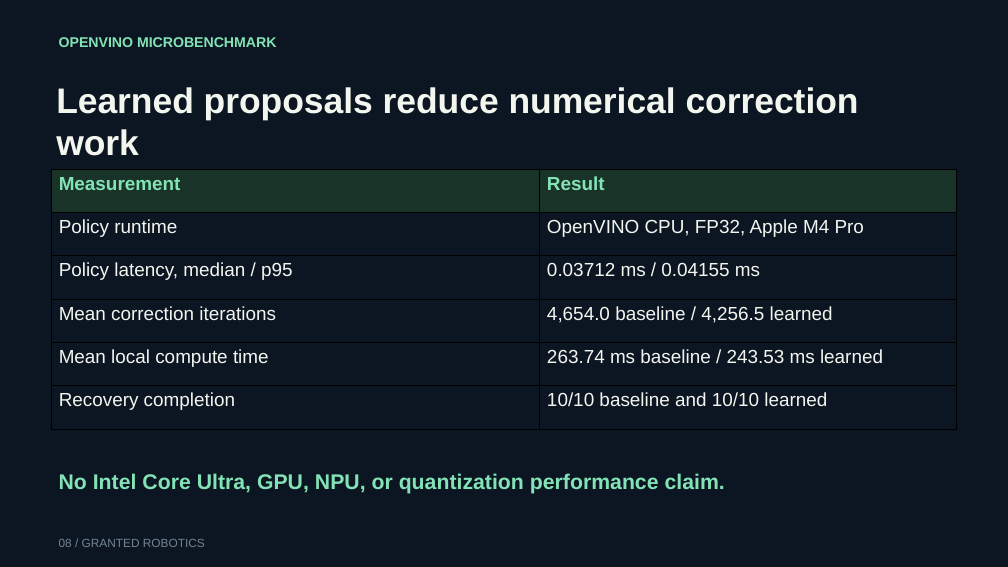
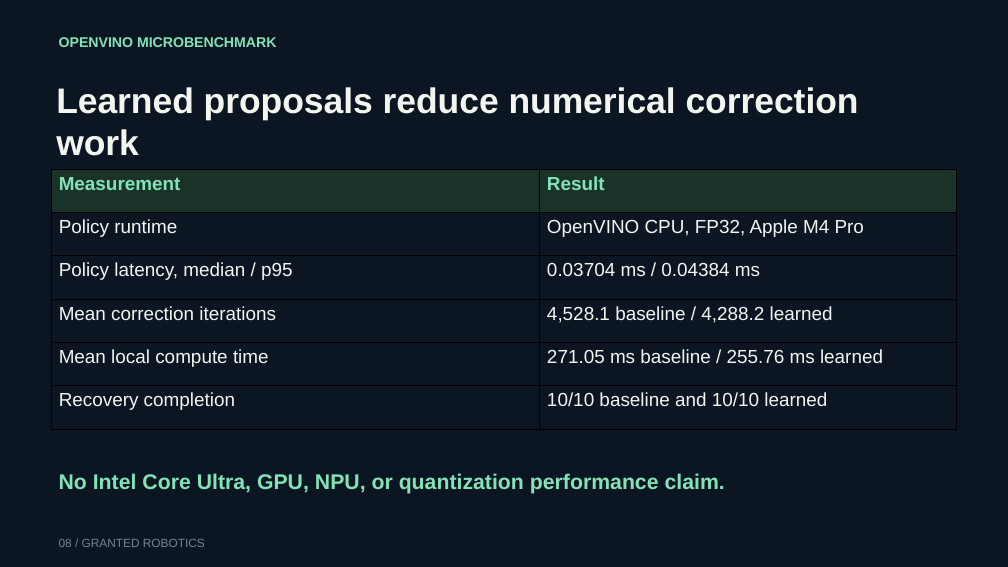
Before and after one commit to shi1720/AI-Infra-Summit-Hackathon, a slide deck: slide 8 of deliverables/granted-robotics-complete-presentation.pptx. Drawn at 1008x567 pixels with LibreOffice and Linux fonts; fonts in the diff are those of the drawing. Boxes give left, top, right and bottom in pixels: in the first picture for what was removed or moved away, otherwise in the second. Text is boxed around its words. In the diff, an @@ line names an element or a change of style, - is before the commit and + after.

```diff
--- a/deliverables/granted-robotics-complete-presentation.pptx
+++ b/deliverables/granted-robotics-complete-presentation.pptx
@@ table at [51, 169, 957, 430] @@
-row 3, column 2: 0.03712 ms / 0.04155 ms
+row 3, column 2: 0.03704 ms / 0.04384 ms
-row 4, column 2: 4,654.0 baseline / 4,256.5 learned
+row 4, column 2: 4,528.1 baseline / 4,288.2 learned
-row 5, column 2: 263.74 ms baseline / 243.53 ms learned
+row 5, column 2: 271.05 ms baseline / 255.76 ms learned
```
Also in this commit, not shown: 4 other slides changed, 28 other files.
